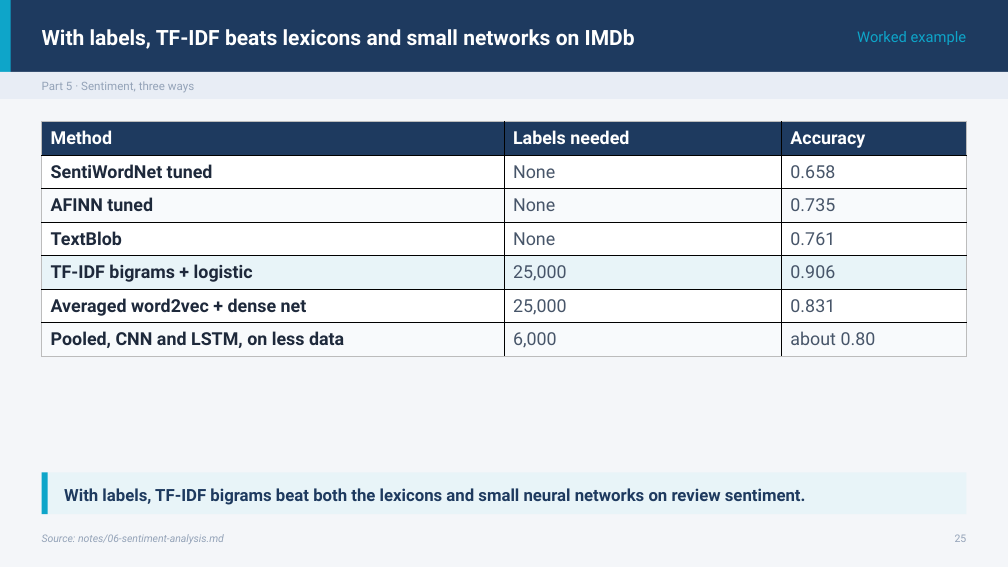
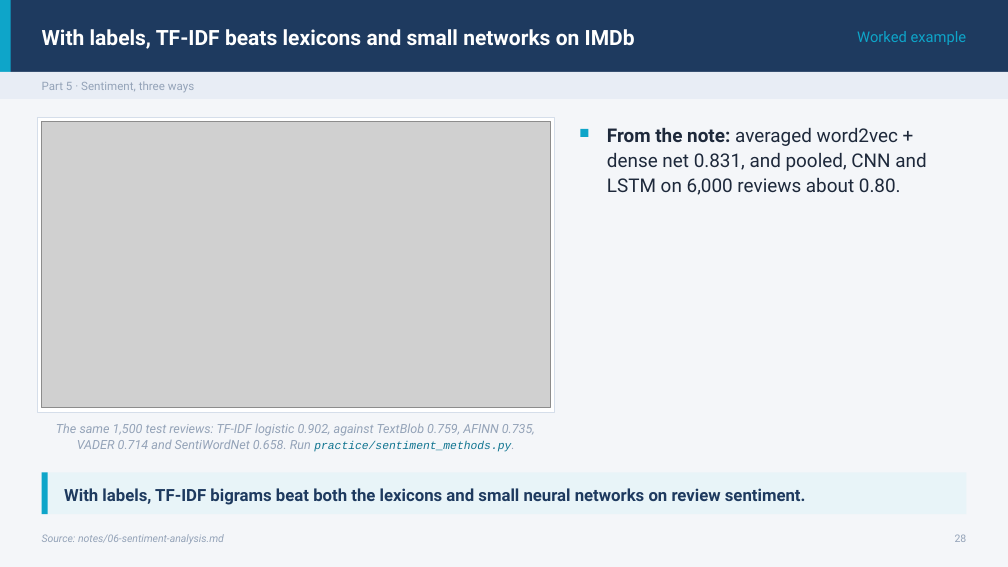
Before and after one commit to ramseywise/learn-ai-engineering, a slide deck: slide 28 of data-science/03-nlp/slides/nlp.pptx (slide 25 before the commit). Drawn at 1008x567 pixels with LibreOffice and Linux fonts; fonts in the diff are those of the drawing; grey boxes stand for pictures. Boxes give left, top, right and bottom in pixels: in the first picture for what was removed or moved away, otherwise in the second. Text is boxed around its words. In the diff, an @@ line names an element or a change of style, - is before the commit and + after.

```diff
--- a/data-science/03-nlp/slides/nlp.pptx
+++ b/data-science/03-nlp/slides/nlp.pptx
@@ rectangle added at bbox=[37, 117, 555, 412], fill #FFFFFF, outline #D5DEEA 0.75 pt @@
@@ table removed at bbox=[42, 122, 967, 356], 7 rows, 3 columns @@
-Method | Labels needed | Accuracy
-SentiWordNet tuned | None | 0.658
-AFINN tuned | None | 0.735
-TextBlob | None | 0.761
-TF-IDF bigrams + logistic | 25,000 | 0.906
-Averaged word2vec + dense net | 25,000 | 0.831
-Pooled, CNN and LSTM, on less data | 6,000 | about 0.80
@@ picture added at bbox=[42, 122, 551, 408] @@
@@ rectangle added at bbox=[581, 129, 588, 137], fill #0EA5C9 @@
@@ text added at bbox=[607, 128, 926, 195], 18 pt, text #1E293B @@
+From the note: averaged word2vec + dense net 0.831, and pooled, CNN and LSTM on 6,000 reviews about 0.80.
@@ text added at bbox=[56, 423, 535, 452], 12 pt, text #94A3B8, italic @@
+The same 1,500 test reviews: TF-IDF logistic 0.902, against TextBlob 0.759, AFINN 0.735, VADER 0.714 and SentiWordNet 0.658. Run practice/sentiment_methods.py.
```
Also in this commit, not shown: 29 other slides changed, 3 slides added, 30 other files.
